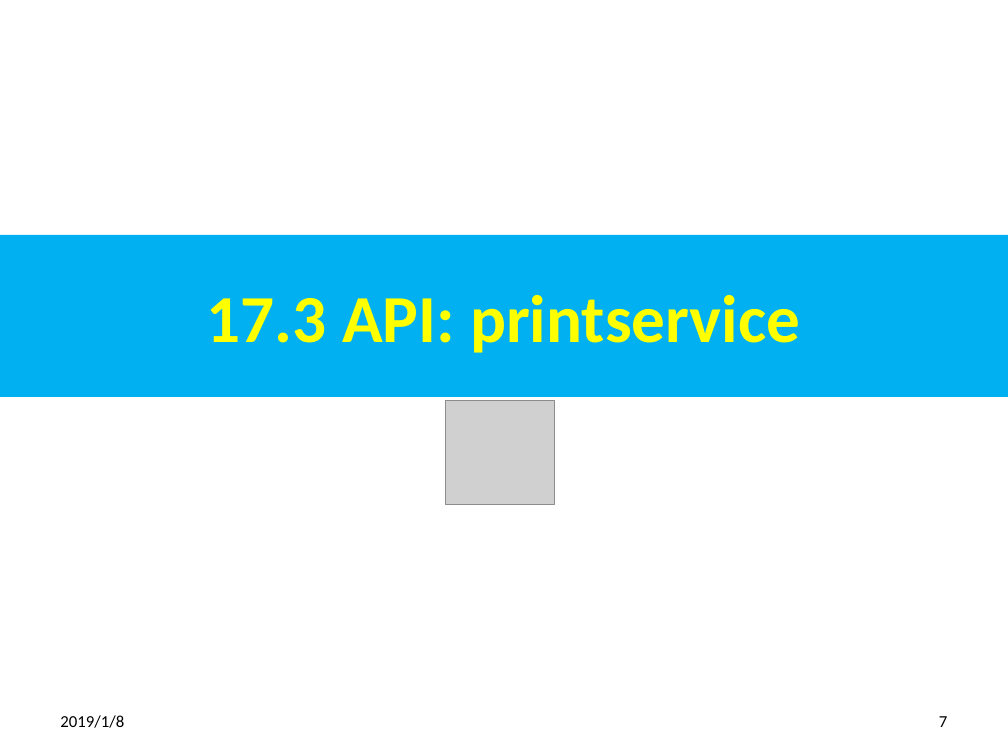
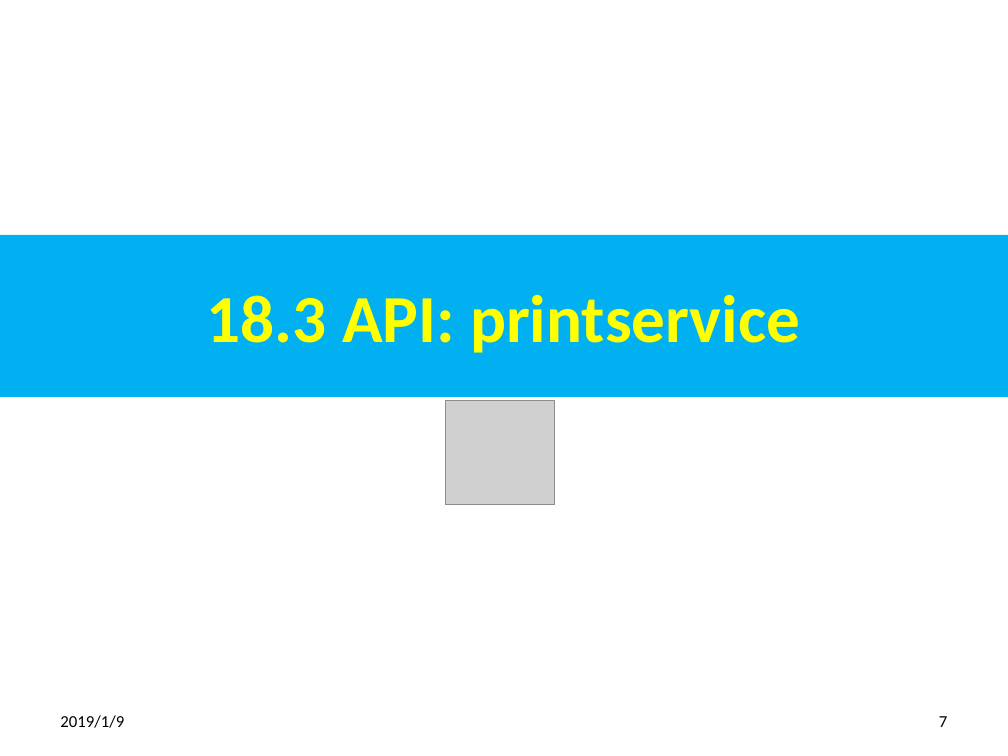
Before and after one commit to peterhchen/100-jasper-report-api-6.7.0, a slide deck: slide 7 of 15_Ch18_API_p.pptx. Drawn at 1008x756 pixels with LibreOffice and Linux fonts; fonts in the diff are those of the drawing; grey boxes stand for pictures. Boxes give left, top, right and bottom in pixels: in the first picture for what was removed or moved away, otherwise in the second. Text is boxed around its words. In the diff, an @@ line names an element or a change of style, - is before the commit and + after.

```diff
--- a/15_Ch18_API_p.pptx
+++ b/15_Ch18_API_p.pptx
@@ title at [207, 295, 800, 353]: text changed @@
-17.3 API: printservice
+18.3 API: printservice
@@ text at [60, 715, 124, 728]: text changed @@
-2019/1/8
+2019/1/9
```
Also in this commit, not shown: 8 other slides changed, 9 other files.
